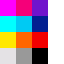
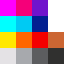
Two versions of the same layered image (64×64). Layer-by-layer changes:
painted on "Palette" over [16, 32, 64, 64]
painted on "Background" over [16, 48, 48, 64]
